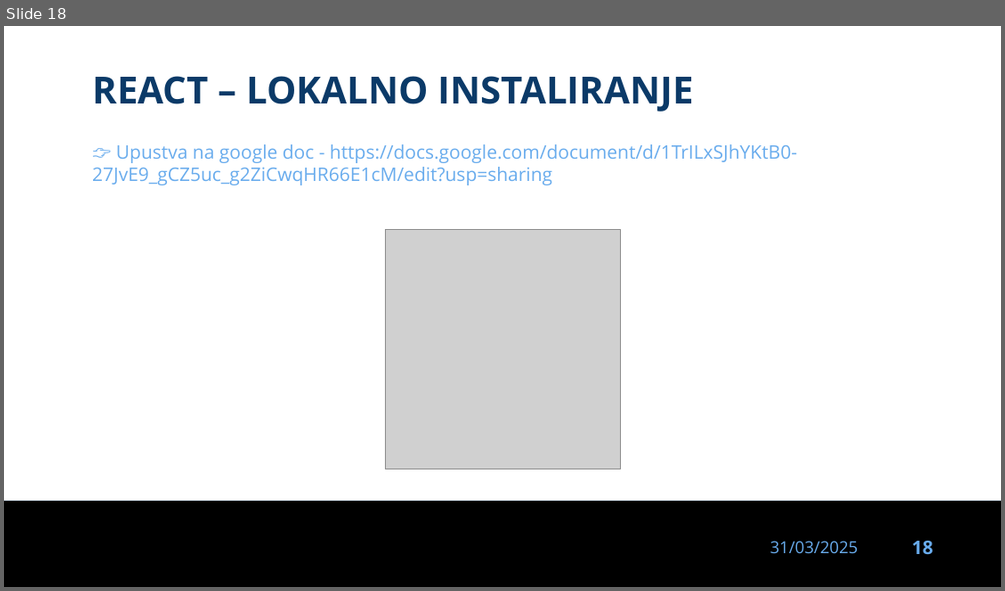
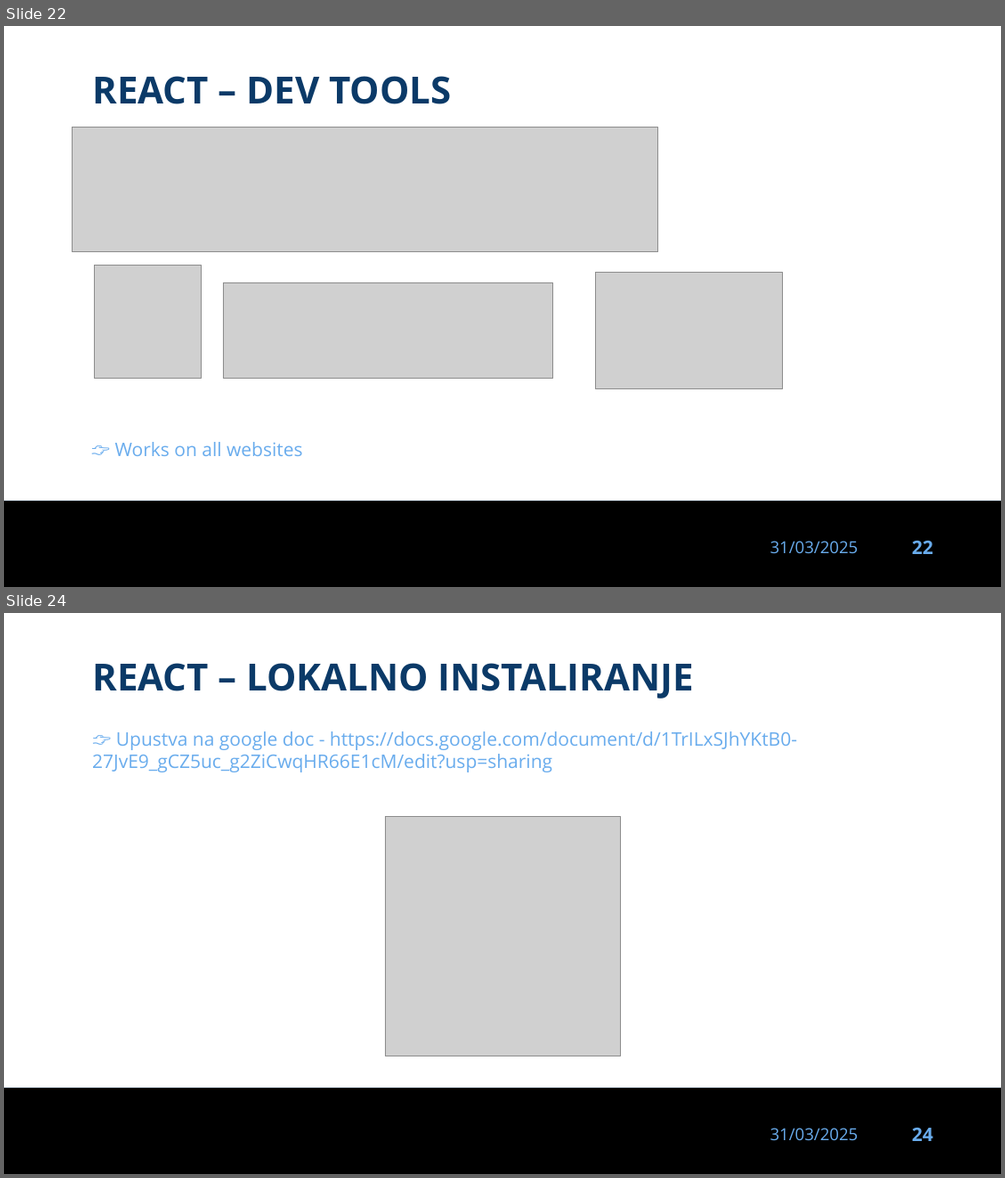
Before and after one commit to dinoDuvnjak/CTK, a slide deck: Bootcamp/react/react.pptx. Shown one above the other, each under a label of ours: slide 18 before the commit, slides 22 and 24 after it; the slides between them are not shown. The pictures are 1005x591 and 1005x1178 pixels, drawn with LibreOffice and Linux fonts; fonts in the diff are those of the drawing; grey boxes stand for pictures; background and template pictures are left out. Boxes give left, top, right and bottom in pixels: in the first picture for what was removed or moved away, otherwise in the second. Text is boxed around its words. In the diff, an @@ line names an element or a change of style, - is before the commit and + after.

Commit message:
Finished dev tools

```diff
--- a/Bootcamp/react/react.pptx
+++ b/Bootcamp/react/react.pptx
@@ slide 22 added at (4, 26, 1001, 587), background #FFFFFF; not listed: 3 template elements that a slide beside it also shows @@
@@ text added at (92, 76, 451, 104), 36 pt, text #0B3A68, bold @@
+REACT – DEV TOOLS
@@ picture added at (72, 127, 657, 252) @@
@@ picture added at (95, 265, 202, 378) @@
@@ picture added at (223, 282, 553, 378) @@
@@ picture added at (596, 272, 783, 389) @@
@@ text added at (115, 442, 302, 456), 18 pt, text #69ACED @@
+👉 Works on all websites
@@ what was slide 18 is now slide 24 @@
@@ page number at (912, 1127, 933, 1141): text changed @@
-18
+24
```
Also in this commit, not shown: 6 other slides added, 24 other files.
